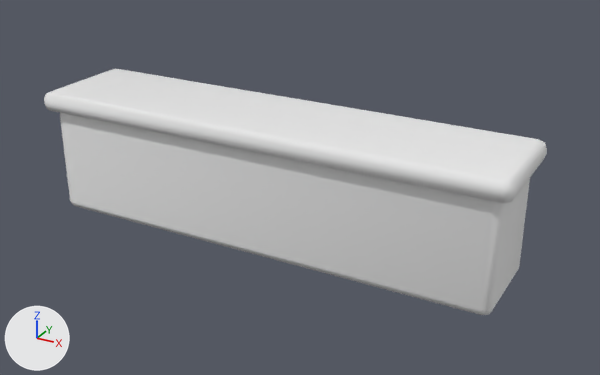
Before and after pictures for a commit that changed the glTF model assets/rooms/deluxe_room_10/tv_console.glb.
Camera for both pictures: a camera (50 mm lens) standing at (1.79, -3.02, 1.81) and looking at (0.12, 0.02, 0.29). The lights are fixed; the arrows at lower left show +X, +Y and +Z. The older version comes first. Vertices at exactly the same position are counted once.

The scene before the commit, as lines of its bpy script (objects in view):
```python
me_tv_console_mobile = bpy.data.meshes.new('tv_console_mobile')
me_tv_console_mobile.from_pydata(...)  # 280 vertices, 540 faces; spans x -1.14..1.14, y -0.27..0.42, z 0.02..0.63
me_tv_console_mobile.materials.append(mat_roomkit_sharedatlas)  # white #e7e7e7
ob_tv_console_001 = bpy.data.objects.new('tv_console.001', me_tv_console_mobile)
ob_tv_console_001.location = (0.0, 0.0, 0.0)
```
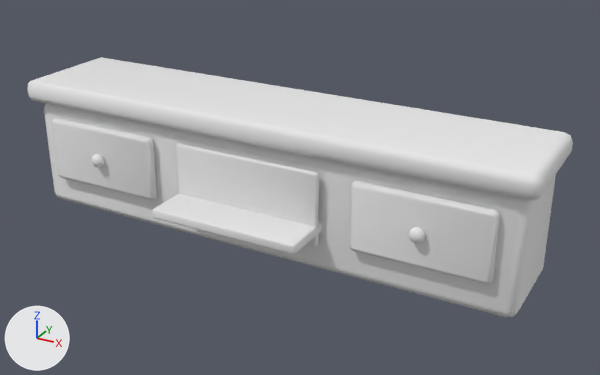
Location of each change, (x1, y1, x2, y2) in pixels of the pictures (600 x 375 px; the box of a moved part takes in the faces that stretch with it):
'tv_console.001', reshaped (9% wider): before (44, 68, 547, 315); after (27, 57, 573, 317)
part 1 of me_tv_console_mobile, moved or reshaped: before (60, 113, 530, 315); after (44, 104, 556, 317)
part 2 of me_tv_console_mobile, moved or reshaped: before (44, 68, 547, 203); after (27, 57, 573, 200)
part 3 of me_tv_console_mobile, moved or reshaped (not visible before): after (52, 118, 157, 200)
part 4 of me_tv_console_mobile, added: after (91, 154, 104, 168)
part 5 of me_tv_console_mobile, added: after (350, 181, 500, 284)
part 6 of me_tv_console_mobile, added: after (409, 227, 425, 243)
part 7 of me_tv_console_mobile, added: after (176, 144, 319, 247)
part 8 of me_tv_console_mobile, moved or reshaped (not visible before): after (152, 194, 321, 254)

The change in detail:
me_tv_console_mobile is used by ob_tv_console_001; location (0.0, 0.0, 0.0).
me_tv_console_mobile had 280 vertices, 540 faces and spanned x -1.14..1.14, y -0.27..0.42, z 0.02..0.63.
me_tv_console_mobile now has 508 vertices, 984 faces and spans x -1.24..1.24, y -0.46..0.28, z 0.04..0.68.
me_tv_console_mobile part 1: the loose piece of 56 vertices spanning x -1.1..1.1, y -0.22..0.22, z 0.02..0.54 is scaled about its middle by (1.09, 1.01, 0.989), then moved by (0.0, 0.0, 0.02).
me_tv_console_mobile part 2: the loose piece of 56 vertices spanning x -1.14..1.14, y -0.27..0.27, z 0.53..0.63 is scaled about its middle by (1.09, 1.02, 1.16), then moved by (0.0, 0.0, 0.04).
me_tv_console_mobile part 3: the loose piece of 56 vertices spanning x -0.95..0.95, y 0.23..0.24, z 0.11..0.43 is scaled about its middle by (0.304, 3.75, 0.913), then moved by (-0.8, -0.48, 0.08).
me_tv_console_mobile part 4: a new loose piece, a UV sphere (12 segments, 8 rings, poles along z) spanning x -0.832..-0.767, y -0.315..-0.265, z 0.317..0.382, in mat_roomkit_sharedatlas (white #e7e7e7).
me_tv_console_mobile part 5: the loose piece of 56 vertices spanning x -1.1..1.1, y -0.22..0.22, z 0.02..0.54 is copied, and the copy is scaled about its middle by (0.268, 0.0554, 0.591), then moved by (0.8, -0.25, 0.07); it spans x 0.5..1.1, y -0.27..-0.23, z 0.19..0.5.
me_tv_console_mobile part 6: a new loose piece, a UV sphere (12 segments, 8 rings, poles along z) spanning x 0.767..0.832, y -0.315..-0.265, z 0.317..0.382, in mat_roomkit_sharedatlas (white #e7e7e7).
me_tv_console_mobile part 7: the loose piece of 56 vertices spanning x -1.1..1.1, y -0.22..0.22, z 0.02..0.54 is copied, and the copy is scaled about its middle by (0.323, 0.0308, 0.673), then moved by (0.0, -0.26, 0.06); it spans x -0.36..0.36, y -0.27..-0.25, z 0.17..0.51.
me_tv_console_mobile part 8: the loose piece of 56 vertices spanning x -0.86..-0.03, y 0.12..0.42, z 0.11..0.15 is scaled about its middle by (0.853, 1, 1.38), then moved by (0.44, -0.58, 0.12).
Other edits to the shape of me_tv_console_mobile do not show in these pictures.
